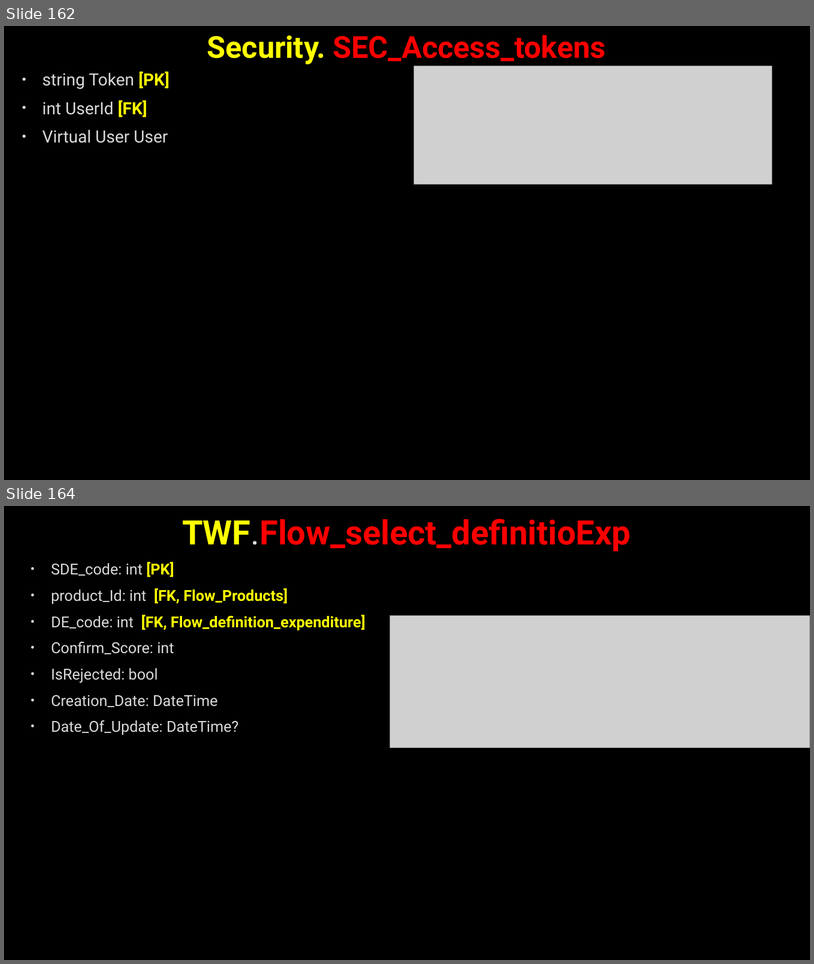
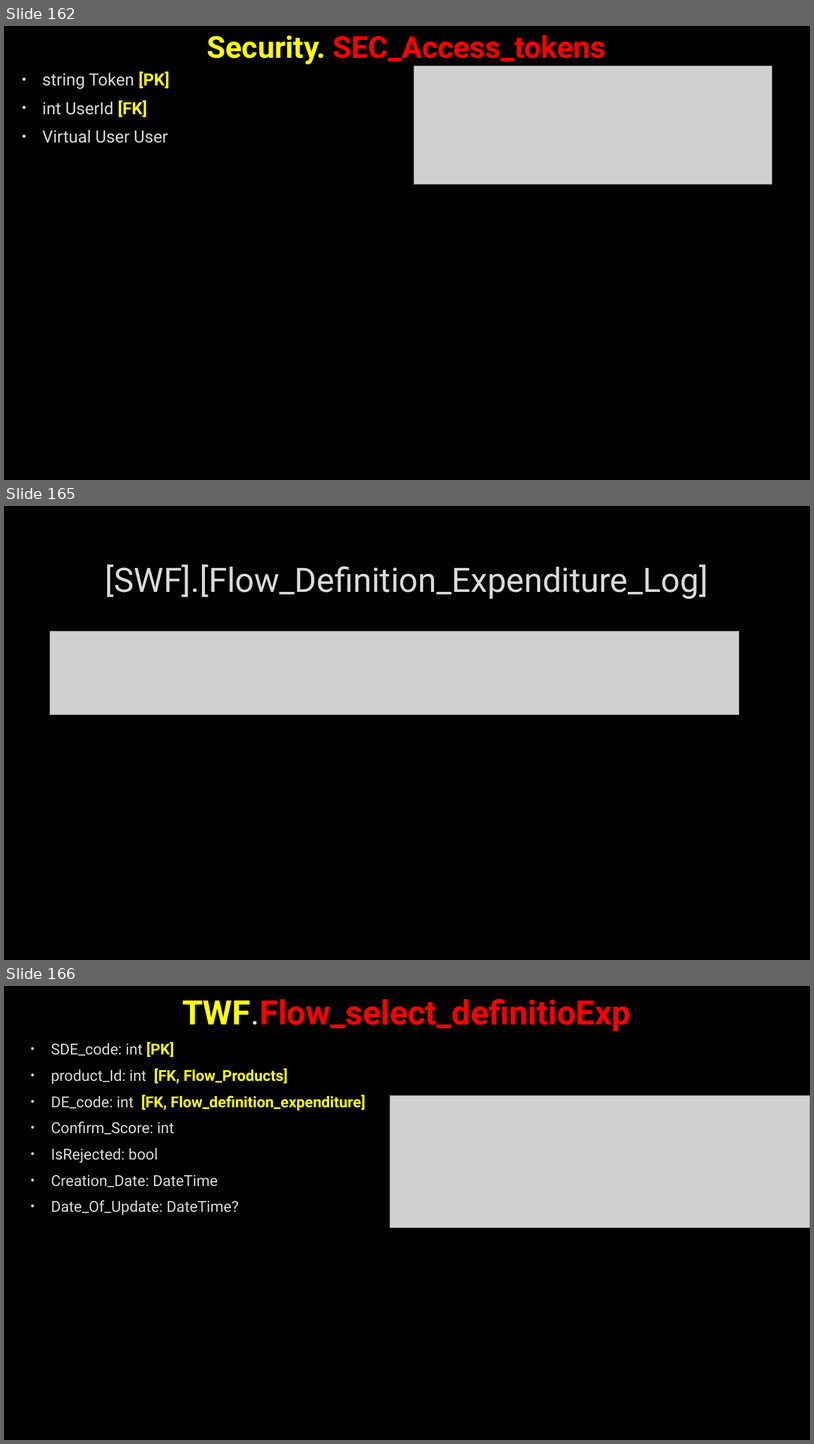
Before and after one commit to AhmedMohamedSamir1/Summary, a slide deck: Dot Net/Business.pptx. Shown one above the other, each under a label of ours: slides 162 and 164 before the commit, slides 162, 165 and 166 after it; the slides between them are not shown. The pictures are 814x964 and 814x1444 pixels, drawn with LibreOffice and Linux fonts; fonts in the diff are those of the drawing; grey boxes stand for pictures; background and template pictures are left out. Boxes give left, top, right and bottom in pixels: in the first picture for what was removed or moved away, otherwise in the second. Text is boxed around its words. In the diff, an @@ line names an element or a change of style, - is before the commit and + after.

```diff
--- a/Dot Net/Business.pptx
+++ b/Dot Net/Business.pptx
@@ slide 165 added at [4,506,810,960], background picture (left out) @@
@@ title added at [105,564,708,599], 40 pt, text #DADADA @@
+[SWF].[Flow_Definition_Expenditure_Log]
@@ picture added at [50,631,740,714] @@
@@ what was slide 164 is now slide 166 @@
```
Also in this commit, not shown: 4 slides changed, 15 other slides added, 1 slide removed, 10 other files.
